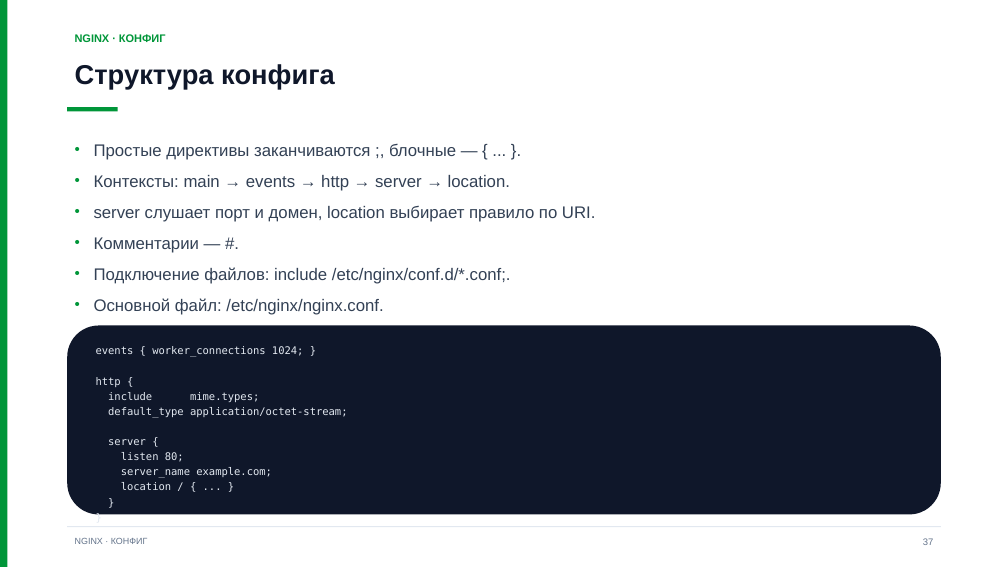
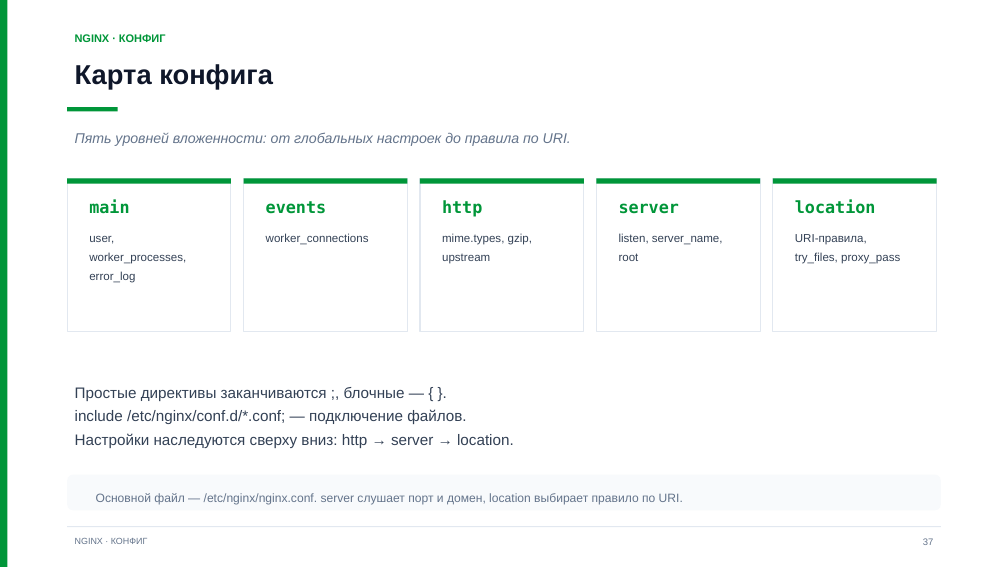
Before and after one commit to ErnandesDaniel/mephi-higher-engineering-school-lectures, a slide deck: slide 37 of lecture-1/modern-frontend-tooling.pptx. Drawn at 1008x567 pixels with LibreOffice and Linux fonts; fonts in the diff are those of the drawing. Boxes give left, top, right and bottom in pixels: in the first picture for what was removed or moved away, otherwise in the second. Text is boxed around its words. In the diff, an @@ line names an element or a change of style, - is before the commit and + after.

Commit message:
refactor: turn Nginx section into compact card overview

```diff
--- a/lecture-1/modern-frontend-tooling.pptx
+++ b/lecture-1/modern-frontend-tooling.pptx
@@ text at <box>75,64,273,89</box>: text changed @@
-Структура конфига
+Карта конфига
@@ text added at <box>75,132,571,146</box>, 13.5 pt, text #64748B, italic @@
+Пять уровней вложенности: от глобальных настроек до правила по URI.
@@ text removed at <box>94,144,595,315</box> @@
-• Простые директивы заканчиваются ;, блочные — { ... }.
-• Контексты: main → events → http → server → location.
-• server слушает порт и домен, location выбирает правило по URI.
-• Комментарии — #.
-• Подключение файлов: include /etc/nginx/conf.d/*.conf;.
-• Основной файл: /etc/nginx/nginx.conf.
@@ rectangle added at <box>67,178,231,332</box>, fill #FFFFFF, outline #E2E8F0 1 pt @@
@@ rectangle added at <box>67,178,231,184</box>, fill #009639 @@
@@ rectangle added at <box>243,178,408,332</box>, fill #FFFFFF, outline #E2E8F0 1 pt @@
@@ rectangle added at <box>243,178,408,184</box>, fill #009639 @@
@@ rectangle added at <box>420,178,585,332</box>, fill #FFFFFF, outline #E2E8F0 1 pt @@
@@ rectangle added at <box>420,178,585,184</box>, fill #009639 @@
@@ rectangle added at <box>597,178,761,332</box>, fill #FFFFFF, outline #E2E8F0 1 pt @@
@@ rectangle added at <box>597,178,761,184</box>, fill #009639 @@
@@ rectangle added at <box>773,178,937,332</box>, fill #FFFFFF, outline #E2E8F0 1 pt @@
@@ rectangle added at <box>773,178,937,184</box>, fill #009639 @@
@@ text added at <box>89,200,129,214</box>, 16 pt, text #009639, bold @@
+main
@@ text added at <box>266,201,327,214</box>, 16 pt, text #009639, bold @@
+events
@@ text added at <box>442,200,482,217</box>, 16 pt, text #009639, bold @@
+http
@@ text added at <box>619,203,680,214</box>, 16 pt, text #009639, bold @@
+server
@@ text added at <box>795,200,876,214</box>, 16 pt, text #009639, bold @@
+location
@@ text added at <box>89,236,186,283</box>, 11 pt, text #334155 @@
+user, worker_processes,
+error_log
@@ text added at <box>266,233,369,245</box>, 11 pt, text #334155 @@
+worker_connections
@@ text added at <box>442,233,532,264</box>, 11 pt, text #334155 @@
+mime.types, gzip,
+upstream
@@ text added at <box>619,233,723,261</box>, 11 pt, text #334155 @@
+listen, server_name,
+root
@@ text added at <box>795,234,900,264</box>, 11 pt, text #334155 @@
+URI-правила,
+try_files, proxy_pass
@@ text removed at <box>96,346,348,490</box> @@
-events { worker_connections 1024; }
-http {
-include mime.types;
-default_type application/octet-stream;
-server {
-listen 80;
-server_name example.com;
-location / { ... }
-}
-}
@@ text added at <box>75,387,514,448</box>, 14.5 pt, text #334155 @@
+Простые директивы заканчиваются ;, блочные — { }.
+include /etc/nginx/conf.d/*.conf; — подключение файлов.
+Настройки наследуются сверху вниз: http → server → location.
@@ rounded rectangle: place and size @@
-rounded rectangle at <box>67,326,941,515</box>
+rounded rectangle at <box>67,475,941,510</box>
@@ rounded rectangle at <box>67,475,941,510</box>: fill #0F172A to #F8FAFC @@
@@ text added at <box>96,493,683,505</box>, 11.5 pt, text #64748B @@
+Основной файл — /etc/nginx/nginx.conf. server слушает порт и домен, location выбирает правило по URI.
```
Also in this commit, not shown: 4 other slides changed, 1 slide added, 10 slides removed, 1 other file.
